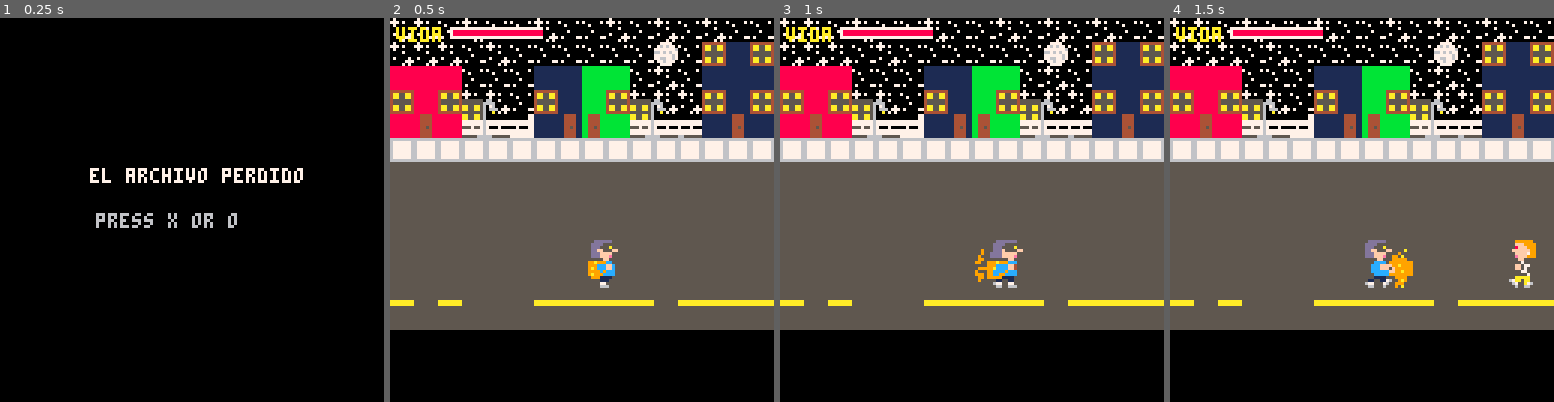
Above: before the commit, frames 1-4 (left to right).
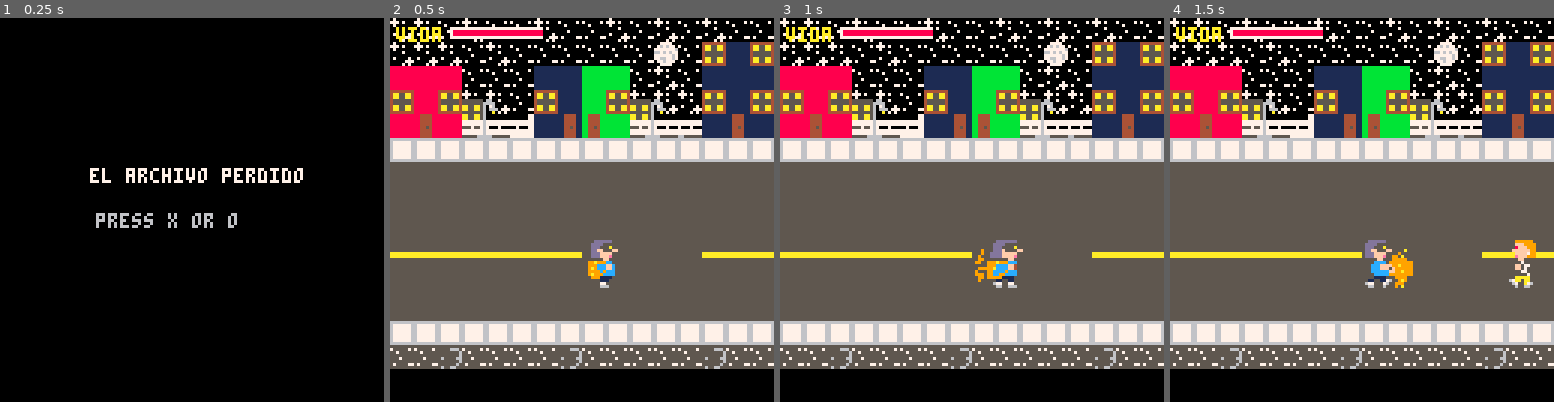
Above: after the commit, the same moments.

Repository: pablonauta/laboratorio2
Game: PICO-8 cartridge test.p8
The game is run twice, just before and just after one commit, with the same random seed, the same clock (stepped at 60 frames per second) and the same inputs.
Inputs:
- Up to frame 1 (0.25 s): no input
- Up to frame 2 (0.5 s): tap X (X key) at 0.33 s
- Up to frame 3 (1 s): tap O (Z key) at 0.7 s
- Up to frame 4 (1.5 s): tap X (X key) at 1.07 s

Frame 1 is identical in both runs. In frame 2, 15% of the frame differs, in the area x 0-100%, y 60-92%; in frame 3, 15%; in frame 4, 15%.

Commit message:
agregando verede frontal, parece que no se rompio ningu sprite

Diff:
--- a/test.p8
+++ b/test.p8
@@ -187,7 +187,10 @@
  	map(0,0,0,0,48,8)
 
  -- calle
-	 map(0,20,0,w.y_min,48,7)
+	 map(0,19,0,w.y_min,48,7)
+
+	 -- veredita
+	 map(0,5,0,101,48,2)
 
 end
 
@@ -1086,13 +1089,13 @@
 
 
 __map__
-d4d4d4d4d4d4d4d4d4d4d4d4d4d4d4d4d4d4d4d4d4d4d4d4d4d4d4f7f7f70000000000000000000000000000000000000000000000000000000000000000000000000000000000000000000000000000000000000000000000000000000000000000000000000000000000000000000000000000000000000000000000000000
-d4d4d4d4d4d4d4d4d4d4d4d4d4c8c7c8d4d4d4d4d4d4c8d6d6c8d4d4d4f70000000000000000000000000000000000caca00000000000000000000000000000000000000000000000000000000000000000000000000000000000000000000000000000000000000000000000000000000000000000000000000000000000000
-c5c5c5d4d4d4c7c7c6c6d4d4d4c7c7c7c5c5c5d4d4d4c8d6d6c8d4f7f7f7d400000000000000000000000000000000caca00000000000000000000000000000000000000000000000000000000000000000000000000000000000000000000000000000000000000000000000000000000000000000000000000000000000000
-c8c5c8cccdd4c8c7c6c8cccdd4c8c7c8c8c5c8d4d4d4c8d6d6c8d4d4d4000000000000000000000000000000000000caca00000000000000000000000000000000000000000000000000000000000000000000000000000000000000000000000000000000000000000000000000000000000000000000000000000000000000
+d7d7d7d7d7d7d7d7d7d7d7d7d7d7d7d7d7d7d7d7d7d7d7d7d7d7d7f7f7f70000000000000000000000000000000000000000000000000000000000000000000000000000000000000000000000000000000000000000000000000000000000000000000000000000000000000000000000000000000000000000000000000000
+d7d7d7d7d7d7d7d7d7d7d7d7d7c8c7c8d7d7d7d7d7d7c8d6d6c8d7d7d7f70000000000000000000000000000000000caca00000000000000000000000000000000000000000000000000000000000000000000000000000000000000000000000000000000000000000000000000000000000000000000000000000000000000
+c5c5c5d7d7d7c7c7c6c6d7d7d7c7c7c7c5c5c5d7d7d7c8d6d6c8d7d7d7d7d700000000000000000000000000000000caca00000000000000000000000000000000000000000000000000000000000000000000000000000000000000000000000000000000000000000000000000000000000000000000000000000000000000
+c8c5c8cccdd7c8c7c6c8cccdd7c8c7c8c8c5c8d7d7d7c8d6d6c8d7d7d7d70000000000000000000000000000000000caca00000000000000000000000000000000000000000000000000000000000000000000000000000000000000000000000000000000000000000000000000000000000000000000000000000000000000
 c5c9c5dcddc0c7cbcac6dcddddc7cbc7c5c9c5c0c0c0d6d5d5d6c0c0c0000000000000000000000000000000000000caca00000000000000000000000000000000000000000000000000000000000000000000000000000000000000000000000000000000000000000000000000000000000000000000000000000000000000
-d8d8d8d8d8d8d8d8d8d8d8d8d8d8d8d8d8d8d8d8d8d8d8d8d8d8d8d8d8000000000000000000000000000000000000caca00000000000000000000000000000000000000000000000000000000000000000000000000000000000000000000000000000000000000000000000000000000000000000000000000000000000000
-d8d8d8d8d8d8d8d8d8d8d8d8d8d8d8d8d8d8d8d8d8d8d8d8d8d8d8d8d8000000000000000000000000000000000000caca00000000000000000000000000000000000000000000000000000000000000000000000000000000000000000000000000000000000000000000000000000000000000000000000000000000000000
+d8d8d8d8d8d8d8d8d8d8d8d8d8d8d8d8d8d8d8d8d8d8d8d8d8d8d8d8d8d8d8d8d8d800000000000000000000000000caca00000000000000000000000000000000000000000000000000000000000000000000000000000000000000000000000000000000000000000000000000000000000000000000000000000000000000
+d4d4ced4d4d4d4ced4d4d4d4d4ced4d4d4d4ced4d4ced4d4d4d4ced4d4d4ceced4d400000000000000000000000000caca00000000000000000000000000000000000000000000000000000000000000000000000000000000000000000000000000000000000000000000000000000000000000000000000000000000000000
 dadad9dadad9dadad9dadad9dadad9dadadad9dadad9dadad9dadad9da000000000000000000000000000000000000caca00000000000000000000000000000000000000000000000000000000000000000000000000000000000000000000000000000000000000000000000000000000000000000000000000000000000000
 d9d9d9d9d9d9d9d9d9d9d9d9d9d9d9d9d9d9d9d9d9d9d9d9d9d9d9d9d9000000000000000000000000000000000000caca00000000000000000000000000000000000000000000000000000000000000000000000000000000000000000000000000000000000000000000000000000000000000000000000000000000000000
 d300000000000000000000000000000000000000000000000000000000000000000000000000000000000000000000caca00000000000000000000000000000000000000000000000000000000000000000000000000000000000000000000000000000000000000000000000000000000000000000000000000000000000000
@@ -1108,13 +1111,13 @@
 d9d9d9d9d9d9d9d9d9d9d9d9d9d9d9d9d9d9d9d9d9d9d9d9d9d9d9d9d9d9d9d9d9d9d9d9d9d9d9d9d9d9d9d9d9d9d9d9d9d9d9d9d9d9d9d9d9d9d9d9d9d9d90000000000000000000000000000000000000000000000000000000000000000000000000000000000000000000000000000000000000000000000000000000000
 d9d9d9d9d9d9d9d9d9d9d9d9d9d9d9d9d9d9d9d9d9d9d9d9d9d9d9d9d9d9d9d9d9d9d9d9d9d9d9d9d9d9d9d9d9d9d9d9d9d9d9d9d9d9d9d9d9d9d9d9d9d9d90000000000000000000000000000000000000000000000000000000000000000000000000000000000000000000000000000000000000000000000000000000000
 d9d9d9d9d9d9d9d9d9d9d9d9d9d9d9d9d9d9d9d9d9d9d9d9d9d9d9d9d9d9d9d9d9d9d9d9d9d9d9d9d9d9d9d9d9d9d9d9d9d9d9d9d9d9d9d9d9d9d9d9d9d9d90000000000000000000000000000000000000000000000000000000000000000000000000000000000000000000000000000000000000000000000000000000000
+dadadadadadadadad9d9d9d9d9dadadadadad9d9d9d9d9d9d9dadadadadadadadad9d9d9dadadadadadad9d9d9d9d9dadadad9d9d9d9d9d9d9d9d9d9d9d9d90000000000000000000000000000000000000000000000000000000000000000000000000000000000000000000000000000000000000000000000000000000000
 d9d9d9d9d9d9d9d9d9d9d9d9d9d9d9d9d9d9d9d9d9d9d9d9d9d9d9d9d9d9d9d9d9d9d9d9d9d9d9d9d9d9d9d9d9d9d9d9d9d9d9d9d9d9d9d9d9d9d9d9d9d9d90000000000000000000000000000000000000000000000000000000000000000000000000000000000000000000000000000000000000000000000000000000000
 d9d9d9d9d9d9d9d9d9d9d9d9d9d9d9d9d9d9d9d9d9d9d9d9d9d9d9d9d9d9d9d9d9d9d9d9d9d9d9d9d9d9d9d9d9d9d9d9d9d9d9d9d9d9d9d9d9d9d9d9d9d9d90000000000000000000000000000000000000000000000000000000000000000000000000000000000000000000000000000000000000000000000000000000000
+d9d9d9d9d9d9d9d9d9d9d9d9d9d9d9d9d9d9d9d9d9d9d9d9d9d9d9d9d9d9d9d9d9d9d9d9d9d9d9d9d9d9d9d9d9d9d9d9d9d9d9d9d9d9d9d9d9d9d9d9d9dada0000000000000000000000000000000000000000000000000000000000000000000000000000000000000000000000000000000000000000000000000000000000
+00000000000000000000000000000000000000000000000000000000000000000000000000000000000000000000000000d9d9d9d9d9d9d9d9d9d9d9d9d9d90000000000000000000000000000000000000000000000000000000000000000000000000000000000000000000000000000000000000000000000000000000000
+00000000000000000000000000000000000000000000000000000000000000000000000000000000000000000000000000d9d9d9d9d9d9d9d9d9d9d9d9d9d90000000000000000000000000000000000000000000000000000000000000000000000000000000000000000000000000000000000000000000000000000000000
 d9d9d9d9d9d9d9d9d9d9d9d9d9d9d9d9d9d9d9d9d9d9d9d9d9d9d9d9d9d9d9d9d9d9d9d9d9d9d9d9d9d9d9d9d9d9d9d9d9d9d9d9d9d9d9d9d9d9d9d9d9d9d90000000000000000000000000000000000000000000000000000000000000000000000000000000000000000000000000000000000000000000000000000000000
-dad9dad9d9d9dadadadadad9dadadadadadadadadadad9dadadadadadadadadadadadad9dadadadadad9dadadadadadadad9dadadadadad9dadadadadadada0000000000000000000000000000000000000000000000000000000000000000000000000000000000000000000000000000000000000000000000000000000000
+d9d9d9d9d9d9d9d9d9d9d9d9d9d9d9d9d9d9d9d9d9d9d9d9d9d9d9d9d9d9d9d9d9d9d9d9d9d9d9d9d9d9d9d9d9d9d9d9d9d9d9d9d9d9d9d9d9d9d9d9d9d9d9000000000000000000000000000000000000adadadad00000000000000000000000000000000000000000000000000000000000000000000000000000000000000
 d9d9d9d9d9d9d9d9d9d9d9d9d9d9d9d9d9d9d9d9d9d9d9d9d9d9d9d9d9d9d9d9d9d9d9d9d9d9d9d9d9d9d9d9d9d9d9d9d9d9d9d9d9d9d9d9d9d9d9d9d9d9d90000000000000000000000000000000000000000000000000000000000000000000000000000000000000000000000000000000000000000000000000000000000
 d9d9d9d9d9d9d9d9d9d9d9d9d9d9d9d9d9d9d9d9d9d9d9d9d9d9d9d9d9d9d9d9d9d9d9d9d9d9d9d9d9d9d9d9d9d9d9d9d9d9d9d9d9d9d9d9d9d9d9d9d9d9d90000000000000000000000000000000000000000000000000000000000000000000000000000000000000000000000000000000000000000000000000000000000
-d9d9d9d9d9d9d9d9d9d9d9d9d9d9d9d9d9d9d9d9d9d9d9d9d9d9d9d9d9d9d9d9d9d9d9d9d9d9d9d9d9d9d9d9d9d9d9d9d9d9d9d9d9d9d9d9d9d9d9d9d9d9d90000000000000000000000000000000000000000000000000000000000000000000000000000000000000000000000000000000000000000000000000000000000
-d9d9d9d9d9d9d9d9d9d9d9d9d9d9d9d9d9d9d9d9d9d9d9d9d9d9d9d9d9d9d9d9d9d9d9d9d9d9d9d9d9d9d9d9d9d9d9d9d9d9d9d9d9d9d9d9d9d9d9d9d9d9d90000000000000000000000000000000000008282828200000000000000000000000000000000000000000000000000000000000000000000000000000000000000
-d9d9d9d9d9d9d9d9d9d9d9d9d9d9d9d9d9d9d9d9d9d9d9d9d9d9d9d9d9d9d9d9d9d9d9d9d9d9d9d9d9d9d9d9d9d9d9d9d9d9d9d9d9d9d9d9d9d9d9d9d9d9d90000000000000000000000000000000000000000000000000000000000000000000000000000000000000000000000000000000000000000000000000000000000
-d9d9d9d9d9d9d9d9d9d9d9d9d9d9d9d9d9d9d9d9d9d9d9d9d9d9d9d9d9d9d9d9d9d9d9d9d9d9d9d9d9d9d9d9d9d9d9d9d9d9d9d9d9d9d9d9d9d9d9d9d9d9d90000000000000000000000000000000000000000000000000000000000000000000000000000000000000000000000000000000000000000000000000000000000
Not shown, changed: 18 lines of the sprite sheet (__gfx__) section of test.p8
